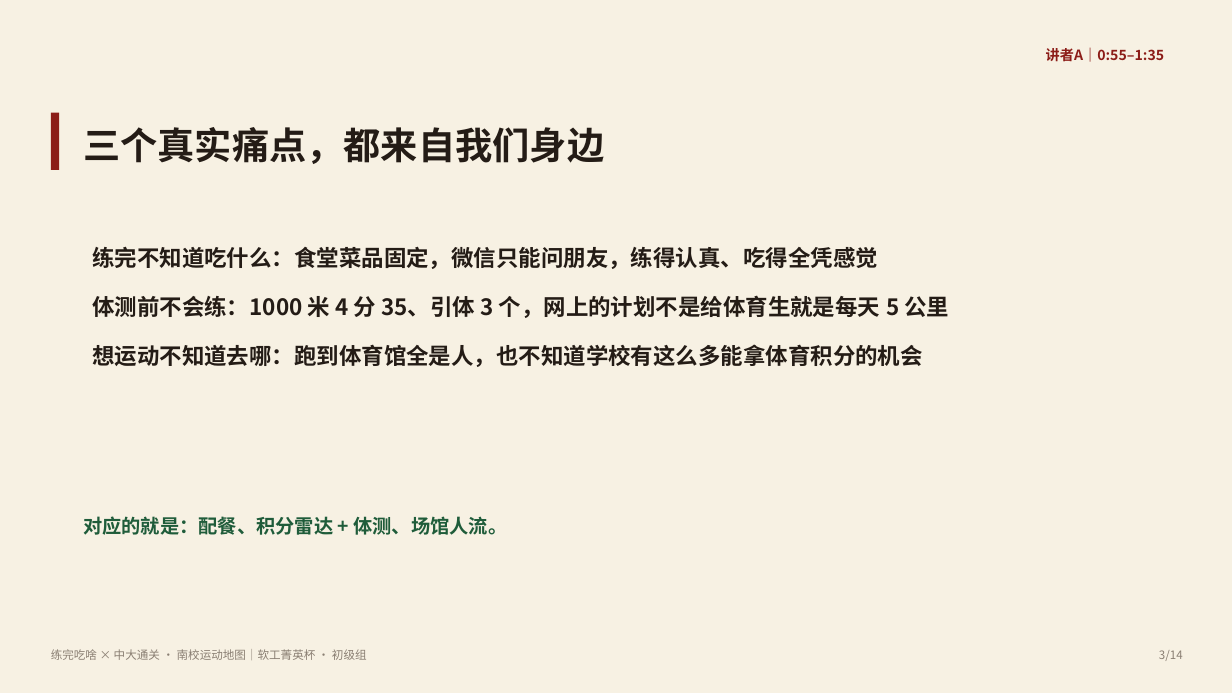
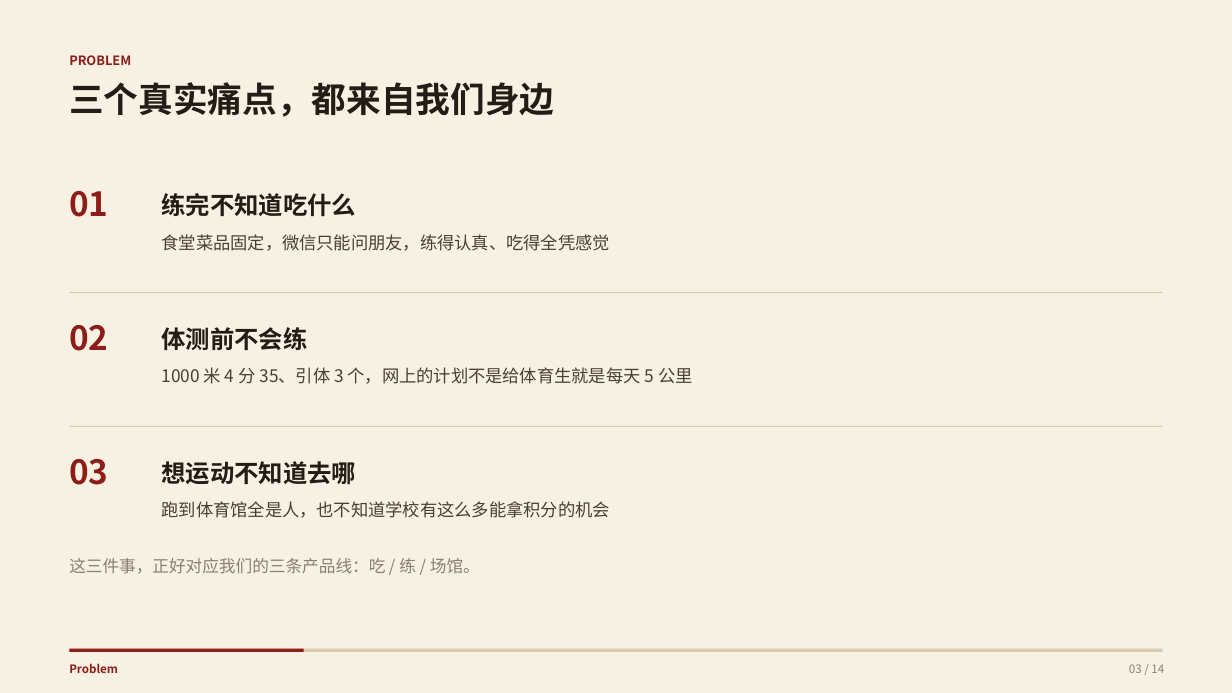
Before and after one commit to liaohc-42/sports-fuel-agent, a slide deck: slide 3 of docs/答辩PPT-练完吃啥.pptx. Drawn at 1232x693 pixels with LibreOffice and Linux fonts; fonts in the diff are those of the drawing. Boxes give left, top, right and bottom in pixels: in the first picture for what was removed or moved away, otherwise in the second. Text is boxed around its words. In the diff, an @@ line names an element or a change of style, - is before the commit and + after.

Commit message:
feat: 练完吃啥 初始提交（前端+后端+数据+文档）

```diff
--- a/docs/答辩PPT-练完吃啥.pptx
+++ b/docs/答辩PPT-练完吃啥.pptx
@@ text added at (69,55,131,65), 10 pt, text #8C1D18, bold @@
+PROBLEM
@@ text removed at (1046,48,1165,62) @@
-讲者A｜0:55–1:35
@@ text "三个真实痛点，都来自我们身边": place and size @@
-text "三个真实痛点，都来自我们身边" at (83,127,604,164)
+text "三个真实痛点，都来自我们身边" at (69,82,554,117)
@@ text "三个真实痛点，都来自我们身边" at (69,82,554,117): size 29 to 27 pt; line spacing 1.25 to 1.1 @@
@@ rectangle removed at (51,113,59,170) @@
@@ text added at (69,191,108,217), 26 pt, text #8C1D18, bold @@
+01
@@ text added at (162,193,357,216), 19 pt, text #241C16, bold @@
+练完不知道吃什么
@@ text added at (162,234,610,251), 13.5 pt, text #4A3F36 @@
+食堂菜品固定，微信只能问朋友，练得认真、吃得全凭感觉
@@ rectangle added at (69,292,1163,293), fill #D9CBB2 @@
@@ text added at (69,325,108,351), 26 pt, text #8C1D18, bold @@
+02
@@ text added at (162,327,308,350), 19 pt, text #241C16, bold @@
+体测前不会练
@@ text at (162,367,693,384): text changed; size 17.5 to 13.5 pt; text colour #241C16 to #4A3F36; bold off @@
-练完不知道吃什么：食堂菜品固定，微信只能问朋友，练得认真、吃得全凭感觉
-体测前不会练：1000 米 4 分 35、引体 3 个，网上的计划不是给体育生就是每天 5 公里
-想运动不知道去哪：跑到体育馆全是人，也不知道学校有这么多能拿体育积分的机会
+1000 米 4 分 35、引体 3 个，网上的计划不是给体育生就是每天 5 公里
@@ rectangle added at (69,426,1163,427), fill #D9CBB2 @@
@@ text added at (69,459,108,485), 26 pt, text #8C1D18, bold @@
+03
@@ text added at (162,461,357,484), 19 pt, text #241C16, bold @@
+想运动不知道去哪
@@ text added at (162,501,610,518), 13.5 pt, text #4A3F36 @@
+跑到体育馆全是人，也不知道学校有这么多能拿积分的机会
@@ text at (69,558,480,574): text changed; size 15 to 13 pt; text colour #1F5C3A to #8A7F73; bold off @@
-对应的就是：配餐、积分雷达 + 体测、场馆人流。
+这三件事，正好对应我们的三条产品线：吃 / 练 / 场馆。
@@ text removed at (51,649,367,660) @@
-练完吃啥 × 中大通关 · 南校运动地图｜软工菁英杯 · 初级组
@@ rectangle added at (69,649,1163,653), fill #D9CBB2 @@
@@ rectangle added at (69,649,304,653), fill #8C1D18 @@
@@ text added at (69,663,118,673), 9 pt, text #8C1D18, bold @@
+Problem
@@ text at (1129,664,1164,673): text changed @@
-3/14
+03 / 14
```
Also in this commit, not shown: 12 other slides changed, 1 slide added, 1 slide removed, 3 other files.
